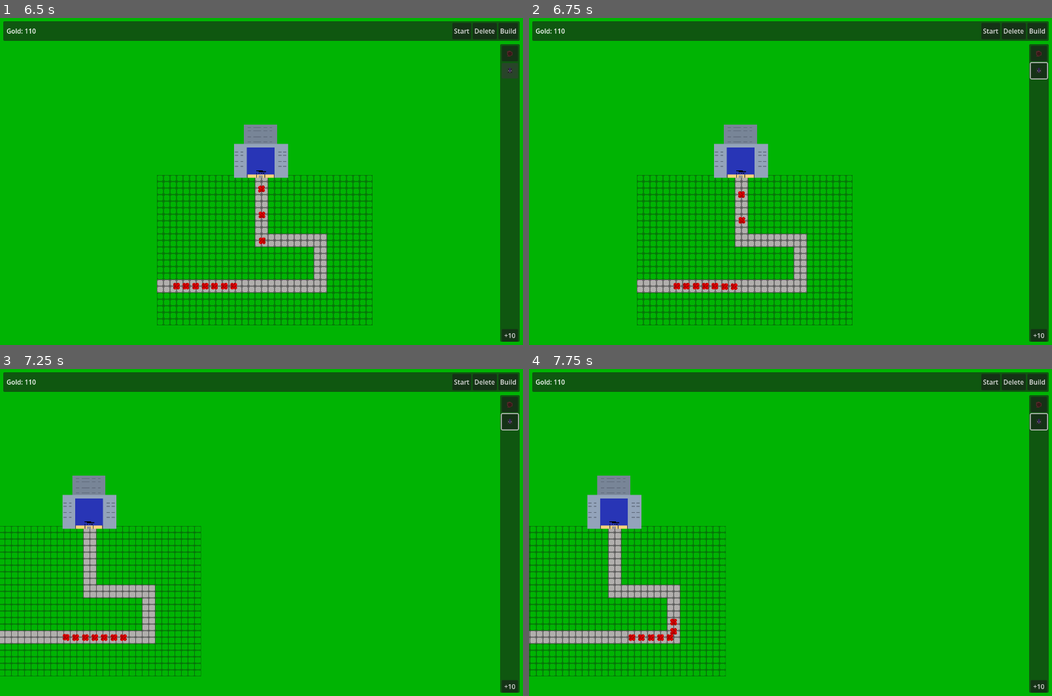
Above: before the commit, frames 1-4 (two rows, left to right).
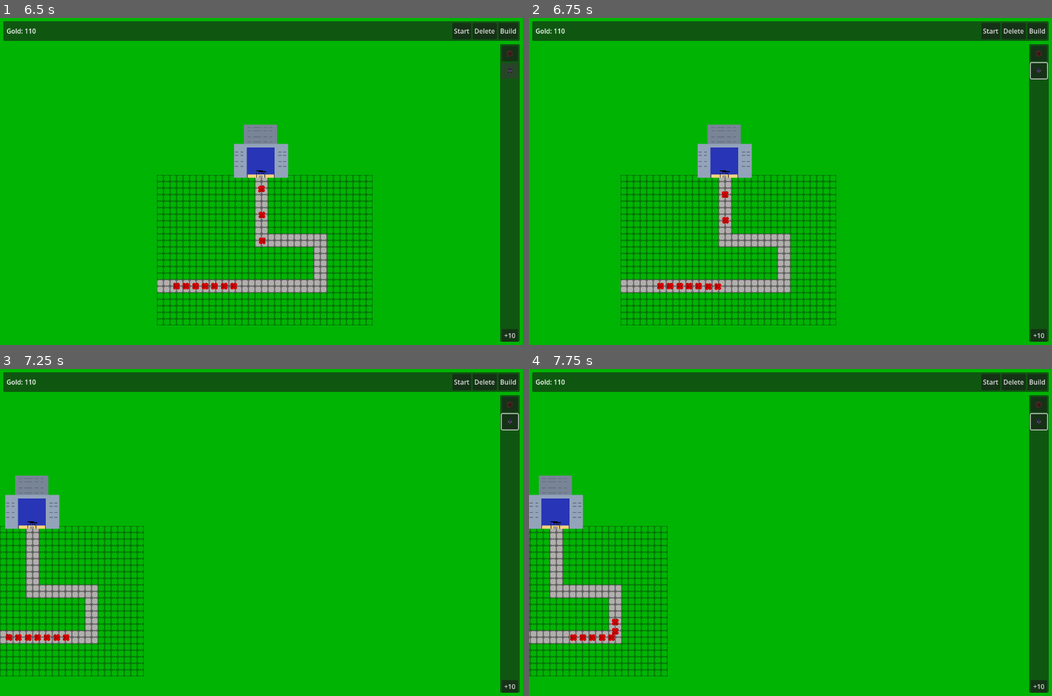
Above: after the commit, the same moments.

Repository: FrameXX/game-jam-02-2026
Game: Godot game, scene res://scenes/main_menu.tscn
Same seed, same stepped clock (60 frames per second), same inputs: the game is played once before the commit and once after it.
Inputs (mouse positions are in pixels of both pictures, inside the frame that each line leads up to):
- Up to frame 1 (6.5 s): click "Play" at 0.5 s; click "LEVEL 1" at 1.25 s; click "Build" at 2 s; click "Start" at 2.75 s; click "Start" at 3.5 s; click "+10" at 4.25 s; click (512, 53) at 5 s; click (512, 70) at 5.75 s
- Up to frame 2 (6.75 s): tap Enter at 6.5 s; move the mouse to (905, 165) at 6.52 s; hold Right (ui_right) from 6.53 s (still down); click (905, 165) at 6.67 s
- Up to frame 3 (7.25 s): keep holding Right (ui_right)
- Up to frame 4 (7.75 s): release Right (ui_right) at 7.25 s; drag from (685, 548) to (654, 637) at 7.27 s

Frame 1 is identical in both runs. In frame 2, 11% of the frame differs, in the area x 17-62%, y 32-94%; in frame 3, 10%; in frame 4, 8.3%.

Commit message:
misc changes

Diff:
--- a/scenes/game.tscn
+++ b/scenes/game.tscn
@@ -3,7 +3,7 @@
 [ext_resource type="Script" uid="uid://cvqtlen6cxcwm" path="res://scripts/wave_manager.gd" id="1_iywne"]
 [ext_resource type="Script" uid="uid://cmneyvf2ivedg" path="res://scripts/game.gd" id="1_p57ef"]
 [ext_resource type="PackedScene" uid="uid://cftgkr22fkpxd" path="res://scenes/hud.tscn" id="1_uwrxv"]
-[ext_resource type="Script" uid="uid://tw2nc0iemn7b" path="res://scripts/placement_manager.gd" id="2_iywne"]
+[ext_resource type="Script" uid="uid://tw2nc0iemn7b" path="res://scripts/building_manager.gd" id="2_iywne"]
 [ext_resource type="Script" uid="uid://cgeloown8i58b" path="res://scripts/camera_2d.gd" id="2_lbhrr"]
 
 [node name="Game" type="Node2D" unique_id=2084050853]
@@ -12,7 +12,11 @@
 [node name="WaveManager" type="Node2D" parent="." unique_id=1414220228]
 script = ExtResource("1_iywne")
 
-[node name="PlacementManager" type="Node2D" parent="." unique_id=386393672]
+[node name="Timer" type="Timer" parent="WaveManager" unique_id=32897567]
+wait_time = 2.0
+autostart = true
+
+[node name="BuildingManager" type="Node2D" parent="." unique_id=386393672]
 script = ExtResource("2_iywne")
 
 [node name="Camera2D" type="Camera2D" parent="." unique_id=9673292]
@@ -32,8 +36,4 @@
 grow_vertical = 2
 color = Color(0, 0.7058824, 0.011764706, 1)
 
-[node name="Timer" type="Timer" parent="." unique_id=32897567]
-wait_time = 2.0
-autostart = true
-
-[connection signal="timeout" from="Timer" to="WaveManager" method="_on_timer_timeout"]
+[connection signal="timeout" from="WaveManager/Timer" to="WaveManager" method="_on_timer_timeout"]
--- a/scenes/hud.tscn
+++ b/scenes/hud.tscn
@@ -1,6 +1,6 @@
 [gd_scene format=3 uid="uid://cftgkr22fkpxd"]
 
-[ext_resource type="Script" uid="uid://du0kpq5p75cmj" path="res://scripts/building.gd" id="1_ahhtf"]
+[ext_resource type="Script" uid="uid://du0kpq5p75cmj" path="res://scripts/building_panel.gd" id="1_ahhtf"]
 [ext_resource type="Script" uid="uid://ccqoof8sts1n4" path="res://scripts/main_hud_panel.gd" id="1_oo0fn"]
 [ext_resource type="Texture2D" uid="uid://dkb8u1iwcskbh" path="res://assets/hole.png" id="3_5ysmq"]
 [ext_resource type="Texture2D" uid="uid://v4hoc1oxqg63" path="res://assets/plasma_shell.png" id="4_6fi6k"]
--- a/scripts/building.gd
+++ /dev/null
@@ -1,16 +0,0 @@
-extends Panel
-
-@onready var building: Panel = $"."
-
-# Called when the node enters the scene tree for the first time.
-func _ready() -> void:
-	building.visible = false
-
-
-# Called every frame. 'delta' is the elapsed time since the previous frame.
-func _process(delta: float) -> void:
-	pass
-
-
-func _on_build_pressed() -> void:
-	building.visible = !building.visible
--- /dev/null
+++ b/scripts/building_manager.gd
@@ -0,0 +1,42 @@
+extends Node2D
+@export var tile_map: TileMap = null
+var selected_building_path: String = "" # Path to the PackedScene (.tscn)
+
+func _ready():
+	GameEvents.building_selected.connect(_on_building_selected)
+
+func set_tile_map(new_map: TileMap):
+	tile_map = new_map
+	print("BuildingManager now using: ", tile_map.name)
+
+func _on_building_selected(path: String):
+	selected_building_path = path
+	print("Manager received: ", path)
+
+func _unhandled_input(event: InputEvent):
+	# 1. Check if we have something selected and the user clicked
+	if event is InputEventMouseButton and event.pressed and event.button_index == MOUSE_BUTTON_LEFT:
+		print("Tile cliked.")
+		if selected_building_path != "":
+			place_building()
+
+func place_building():
+	print("Placing building on tile.")
+	# 2. Get the mouse position relative to the world
+	var mouse_pos = get_global_mouse_position()
+
+	# 3. Convert that position to TileMap grid coordinates (e.g., Vector2i(5, 2))
+	var cell_pos = tile_map.local_to_map(tile_map.to_local(mouse_pos))
+
+	# 4. Calculate the center of that tile in global coordinates
+	var center_pos = tile_map.map_to_local(cell_pos)
+
+	# 5. Instance and place the building
+	var building_scene = load(selected_building_path)
+	var building = building_scene.instantiate()
+
+	building.global_position = center_pos
+	add_child(building)
+
+	# Optional: Clear selection after building
+	# selected_building_path = ""
--- /dev/null
+++ b/scripts/building_panel.gd
@@ -0,0 +1,9 @@
+extends Panel
+
+@onready var building: Panel = $"."
+
+func _ready() -> void:
+	building.visible = false
+
+func _on_build_pressed() -> void:
+	building.visible = !building.visible
--- a/scripts/camera_2d.gd
+++ b/scripts/camera_2d.gd
@@ -1,6 +1,6 @@
 extends Camera2D
 
-@export var move_speed: float = 600.0
+@export var move_speed: float = 800.0
 @export var zoom_speed: float = 0.05
 @export var min_zoom: float = 0.5
 @export var max_zoom: float = 2.0
@@ -29,7 +29,6 @@
 	if Input.is_action_pressed("ui_up"):
 		direction.y -= 1
 
-	# Normalize to prevent faster diagonal movement
 	if direction.length() > 0:
 		direction = direction.normalized()
 
--- a/scripts/level_menu.gd
+++ b/scripts/level_menu.gd
@@ -1,19 +1,15 @@
 extends Node2D
-
 
 # Called when the node enters the scene tree for the first time.
 func _ready() -> void:
 	pass # Replace with function body.
 
-
 # Called every frame. 'delta' is the elapsed time since the previous frame.
 func _process(delta: float) -> void:
 	pass
 
-
 func _on_level1_pressed() -> void:
 	get_tree().change_scene_to_file("res://scenes/game.tscn")
 
-
 func _on_back_to_menu_button_pressed() -> void:
 	get_tree().change_scene_to_file("res://scenes/main_menu.tscn")
--- a/scripts/placement_manager.gd
+++ /dev/null
@@ -1,38 +0,0 @@
-extends Node2D
-#@onready var tile_map: TileMap = $Map # Use TileMap in Godot 3/4.0-4.2
-#var selected_building_path: String = "" # Path to the PackedScene (.tscn)
-#
-#func _ready():
-	#GameEvents.building_selected.connect(_on_building_selected)
-#
-#func _on_building_selected(path: String):
-	#selected_building_path = path
-	#print("Manager received: ", path)
-#
-#func _unhandled_input(event: InputEvent):
-	## 1. Check if we have something selected and the user clicked
-	#if event is InputEventMouseButton and event.pressed and event.button_index == MOUSE_BUTTON_LEFT:
-		#print("Tile cliked.")
-		#if selected_building_path != "":
-			#place_building()
-#
-#func place_building():
-	#print("Placing building on tile.")
-	## 2. Get the mouse position relative to the world
-	#var mouse_pos = get_global_mouse_position()
-	#
-	## 3. Convert that position to TileMap grid coordinates (e.g., Vector2i(5, 2))
-	#var cell_pos = tile_map.local_to_map(tile_map.to_local(mouse_pos))
-	#
-	## 4. Calculate the center of that tile in global coordinates
-	#var center_pos = tile_map.map_to_local(cell_pos)
-	#
-	## 5. Instance and place the building
-	#var building_scene = load(selected_building_path)
-	#var building = building_scene.instantiate()
-	#
-	#building.global_position = center_pos
-	#add_child(building)
-	#
-	## Optional: Clear selection after building
-	## selected_building_path = ""
Renamed: scenes/hole.tscn -> scenes/buildings/hole.tscn
Renamed: scenes/plasma_shell.tscn -> scenes/buildings/plasma_shell.tscn
Renamed: scripts/placement_manager.gd.uid -> scripts/building_manager.gd.uid
Renamed: scripts/building.gd.uid -> scripts/building_panel.gd.uid
